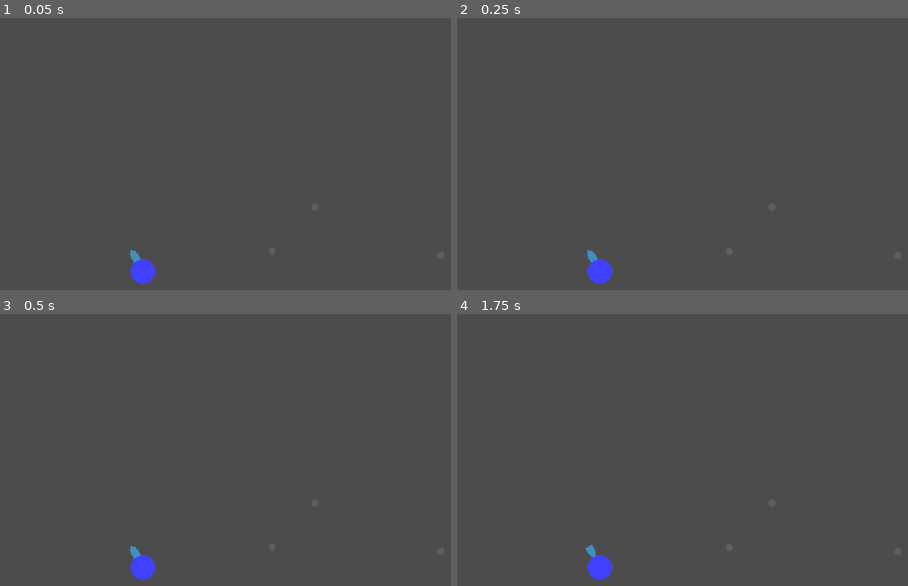
Above: before the commit, frames 1-4 (two rows, left to right).
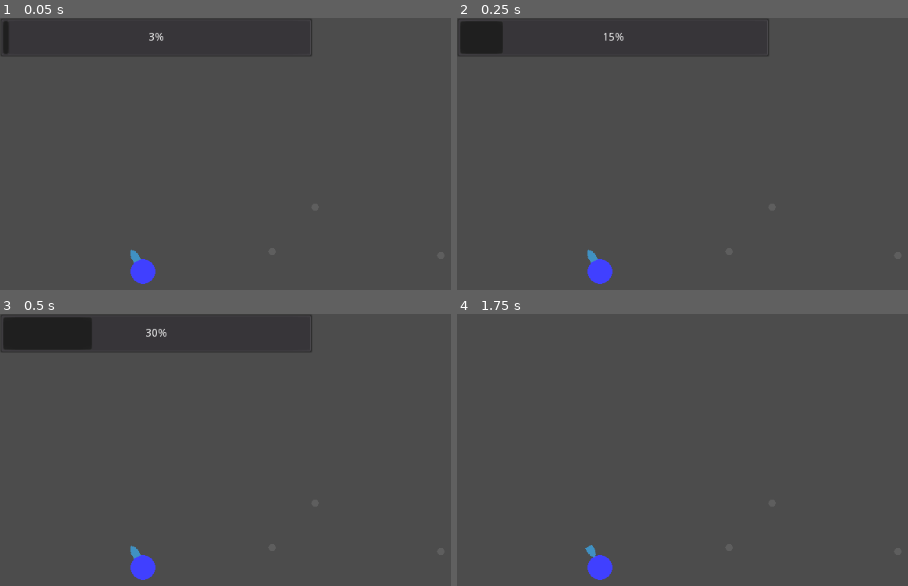
Above: after the commit, the same moments.

Repository: MariusBP/SpacePuzzle
Game: Godot game, scene res://Maps/Demo.tscn
Two runs of this game, one before a commit and one after it. Both use one fixed random seed, a clock stepped at 60 frames per second and the inputs below.
Inputs (mouse positions are in pixels of both pictures, inside the frame that each line leads up to):
- Up to frame 1 (0.05 s): no input
- Up to frame 2 (0.25 s): no input
- Up to frame 3 (0.5 s): no input
- Up to frame 4 (1.75 s): tap Enter (ui_accept) at 0.5, 1.35, 1.52 s; move the mouse to (outside the picture) at 0.52 s; hold Enter (ui_accept) 0.53-1.28 s; move the mouse to (696, 572) at 1.27 s

The runs differ from the first frame. In frame 1, 0.3% of the frame differs, in the area x 0-70%, y 0-14%; in frame 2, 1.3%; in frame 3, 2.5%; in frame 4, nothing differs.

Commit message:
Added launch power bar

Diff:
--- a/Maps/Demo.tscn
+++ b/Maps/Demo.tscn
@@ -1,8 +1,9 @@
-[gd_scene load_steps=4 format=2]
+[gd_scene load_steps=5 format=2]
 
 [ext_resource path="res://Player/Player.tscn" type="PackedScene" id=1]
 [ext_resource path="res://Entities/Planets/PlanetNeutral.tscn" type="PackedScene" id=2]
 [ext_resource path="res://Entities/Planets/PlanetStart.tscn" type="PackedScene" id=3]
+[ext_resource path="res://Technical/GUI.tscn" type="PackedScene" id=4]
 
 [node name="Node2D" type="Node2D"]
 
@@ -23,3 +24,5 @@
 
 [node name="PlanetNeutral3" parent="Planets" instance=ExtResource( 2 )]
 position = Vector2( 403.255, 242.539 )
+
+[node name="GUI" parent="." instance=ExtResource( 4 )]
--- a/Player/Player.gd
+++ b/Player/Player.gd
@@ -2,6 +2,7 @@
 
 onready var Planets = get_node("../Planets")
 onready var PlanetStart = get_node("../Planets/PlanetStart")
+onready var LaunchPower = get_node("../GUI/VContainer/Bars/LaunchPower")
 
 enum {
 	LAUNCH
@@ -10,16 +11,9 @@
 }
 
 var state = LAUNCH
-var velocity = Vector2.ZERO
-var launch_velocity = 0
-var powering_up = true
-var thrust = 100
-var G = 200000
-var has_collided
-var anchor_position
 
 func _ready():
-	anchor_position = PlanetStart.global_position
+	Stats.anchor_position = PlanetStart.global_position
 	set_global_position(PlanetStart.global_position)
 
 func _physics_process(delta):
@@ -31,32 +25,35 @@
 
 func launch_state(_delta):
 	look_at(get_global_mouse_position())
-	set_global_position((anchor_position + Vector2(23, 0).rotated(rotation)))
-	if powering_up:
-		launch_velocity += 1
-		if launch_velocity >= 100:
-			powering_up = false
+	set_global_position((Stats.anchor_position + Vector2(23, 0).rotated(rotation)))
+	if Stats.powering_up:
+		LaunchPower.value += 1
+		if LaunchPower.value >= 100:
+			Stats.powering_up = false
 	else:
-		launch_velocity -= 1
+		LaunchPower.value -= 1
+		if LaunchPower.value <= 0:
+			Stats.powering_up = true
 	if Input.is_action_pressed("ui_accept"):
-		velocity = launch_velocity*Vector2(1,0).rotated(rotation)
+		Stats.velocity = LaunchPower.value*Vector2(1,0).rotated(rotation)
+		LaunchPower.visible = false
 		state = MOVE
 
 func move_state(delta):
 	for i in range(Planets.get_child_count()):
 		var Planet = Planets.get_child(i)
-		velocity = velocity + acceleration(Planet.get_global_position(), get_global_position())*delta
+		Stats.velocity = Stats.velocity + acceleration(Planet.get_global_position(), get_global_position())*delta
 
 	if Input.is_action_pressed("ui_accept"):
-		rotation = velocity.angle()
-		velocity = velocity + velocity.normalized() * thrust * delta
+		rotation = Stats.velocity.angle()
+		Stats.velocity = Stats.velocity + Stats.velocity.normalized() * Stats.thrust * delta
 	else:
-		rotation = velocity.angle()
+		rotation = Stats.velocity.angle()
 
-	has_collided = move_and_collide(velocity * delta)
+	Stats.has_collided = move_and_collide(Stats.velocity * delta)
 
 func acceleration(pos1, pos2):
 	var direction = pos1 - pos2
 	var length = direction.length()
 	var normal = direction.normalized()
-	return normal*G/pow(length, 2)
+	return normal*Stats.G/pow(length, 2)
--- a/Player/Player.tscn
+++ b/Player/Player.tscn
@@ -1,7 +1,8 @@
-[gd_scene load_steps=4 format=2]
+[gd_scene load_steps=5 format=2]
 
 [ext_resource path="res://Player/RocketBlue.png" type="Texture" id=1]
 [ext_resource path="res://Player/Player.gd" type="Script" id=2]
+[ext_resource path="res://Player/Stats.tscn" type="PackedScene" id=3]
 
 [sub_resource type="CapsuleShape2D" id=1]
 radius = 4.0
@@ -19,3 +20,5 @@
 shape = SubResource( 1 )
 
 [node name="AnimationPlayer" type="AnimationPlayer" parent="."]
+
+[node name="Stats" parent="." instance=ExtResource( 3 )]
--- /dev/null
+++ b/Player/Stats.gd
@@ -0,0 +1,9 @@
+extends Node
+
+var velocity = Vector2.ZERO
+var launch_velocity = 0
+var powering_up = true
+var thrust = 100
+var G = 200000
+var has_collided
+var anchor_position
--- /dev/null
+++ b/Player/Stats.tscn
@@ -0,0 +1,6 @@
+[gd_scene load_steps=2 format=2]
+
+[ext_resource path="res://Player/Stats.gd" type="Script" id=1]
+
+[node name="Stats" type="Node"]
+script = ExtResource( 1 )
--- /dev/null
+++ b/Technical/GUI.gd
@@ -0,0 +1 @@
+extends MarginContainer
--- /dev/null
+++ b/Technical/GUI.tscn
@@ -0,0 +1,25 @@
+[gd_scene load_steps=2 format=2]
+
+[ext_resource path="res://Technical/GUI.gd" type="Script" id=1]
+
+[node name="GUI" type="MarginContainer"]
+anchor_right = 1.0
+anchor_bottom = 1.0
+script = ExtResource( 1 )
+__meta__ = {
+"_edit_use_anchors_": false
+}
+
+[node name="VContainer" type="VBoxContainer" parent="."]
+margin_right = 1024.0
+margin_bottom = 600.0
+
+[node name="Bars" type="HBoxContainer" parent="VContainer"]
+margin_right = 1024.0
+margin_bottom = 50.0
+
+[node name="LaunchPower" type="ProgressBar" parent="VContainer/Bars"]
+margin_right = 400.0
+margin_bottom = 50.0
+rect_min_size = Vector2( 400, 50 )
+rounded = true
--- a/project.godot
+++ b/project.godot
@@ -18,6 +18,10 @@
 config/name="Space Puzzle"
 run/main_scene="res://Maps/Demo.tscn"
 config/icon="res://icon.png"
+
+[autoload]
+
+Stats="*res://Player/Stats.gd"
 
 [importer_defaults]
 
